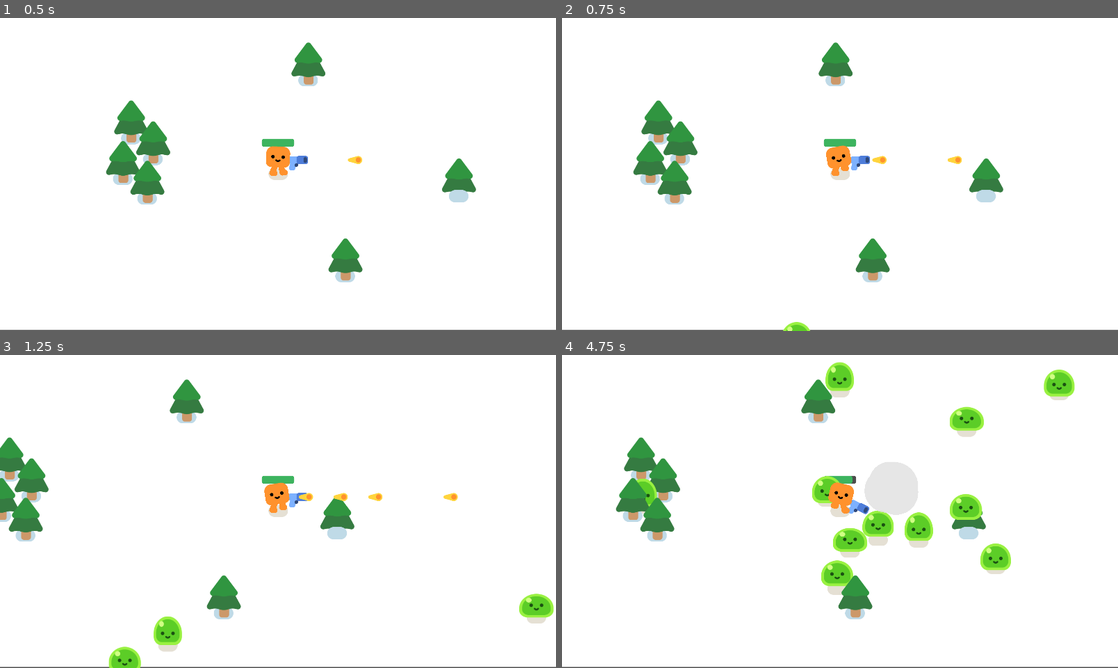
Above: before the commit, frames 1-4 (two rows, left to right).
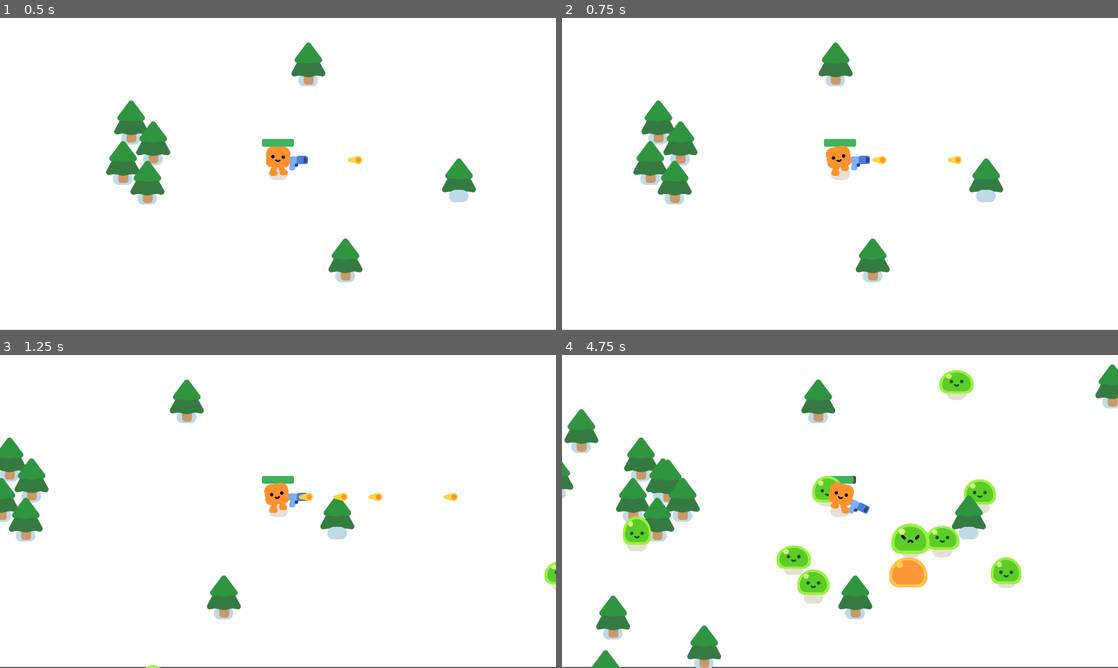
Above: after the commit, the same moments.

Repository: Sunny7765/first_game
Game: Godot game, scene res://survivors_game.tscn
Same seed, same stepped clock (60 frames per second), same inputs: the game is played once before the commit and once after it.
Inputs:
- Up to frame 1 (0.5 s): no input
- Up to frame 2 (0.75 s): tap Enter at 0.5 s; hold D (move_right) from 0.53 s (still down)
- Up to frame 3 (1.25 s): keep holding D (move_right)
- Up to frame 4 (4.75 s): release D (move_right) at 1.28 s; hold S (move_down) 1.28-2.03 s; hold D (move_right) 2.03-2.78 s; hold W (move_up) 2.78-3.53 s; hold A (move_left) from 3.53 s (still down)

Frame 1 is identical in both runs. In frame 2, 0.1% of the frame differs, in the area x 39-45%, y 97-100%; in frame 3, 1.4%; in frame 4, 12%, in the area x 0-100%, y 2-100%.

Commit message:
Added Tree Spawning Around Player

Diff:
--- a/survivors_game.gd
+++ b/survivors_game.gd
@@ -7,9 +7,16 @@
 	new_mob.global_position = %PathFollow2D.global_position
 	add_child(new_mob)
 
+func spawn_tree():
+	var new_tree = preload("res://pine_tree.tscn").instantiate()
+	%PathFollow2D2.progress_ratio = randf()
+	new_tree.global_position = %PathFollow2D2.global_position
+	add_child(new_tree)
 
 func _on_timer_timeout():
 	spawn_mob()
+	spawn_tree()
+	spawn_tree()
 
 
 func _on_player_health_depleted():
--- a/survivors_game.tscn
+++ b/survivors_game.tscn
@@ -6,9 +6,9 @@
 
 [sub_resource type="Curve2D" id="Curve2D_ukq2q"]
 _data = {
-"points": PackedVector2Array(0, 0, 0, 0, -124, -92, 0, 0, 0, 0, 2082, -74, 0, 0, 0, 0, 2082, 1191, 0, 0, 0, 0, -130, 1209, 0, 0, 0, 0, -124, -92)
+"points": PackedVector2Array(0, 0, 0, 0, -255, -68, 0, 0, 0, 0, 395, -345, 0, 0, 0, 0, 783, -214, 0, 0, 0, 0, 1448, -421, 0, 0, 0, 0, 2078, -320, 0, 0, 0, 0, 2174, 134, 0, 0, 0, 0, 2179, 733, 0, 0, 0, 0, 2043, 1162, 0, 0, 0, 0, 1761, 1298, 0, 0, 0, 0, 1262, 1242, 0, 0, 0, 0, 834, 1378, 0, 0, 0, 0, 446, 1318, 0, 0, 0, 0, 214, 1172, 0, 0, 0, 0, -205, 1278, 0, 0, 0, 0, -260, 985, 0, 0, 0, 0, -200, 683, 0, 0, 0, 0, -451, 376, 0, 0, 0, 0, -255, -68)
 }
-point_count = 5
+point_count = 18
 
 [node name="Game" type="Node2D"]
 y_sort_enabled = true
@@ -32,8 +32,14 @@
 
 [node name="PathFollow2D" type="PathFollow2D" parent="Player/Path2D"]
 unique_name_in_owner = true
-position = Vector2(-124, -92)
-rotation = 0.00815938
+position = Vector2(-255, -68)
+rotation = -0.402848
+
+[node name="PathFollow2D2" type="PathFollow2D" parent="Player/Path2D"]
+unique_name_in_owner = true
+position = Vector2(-255, -68)
+rotation = -0.402848
+scale = Vector2(4.44879, 19.8434)
 
 [node name="PineTree" parent="." instance=ExtResource("2_qlr0a")]
 position = Vector2(444, 577)
